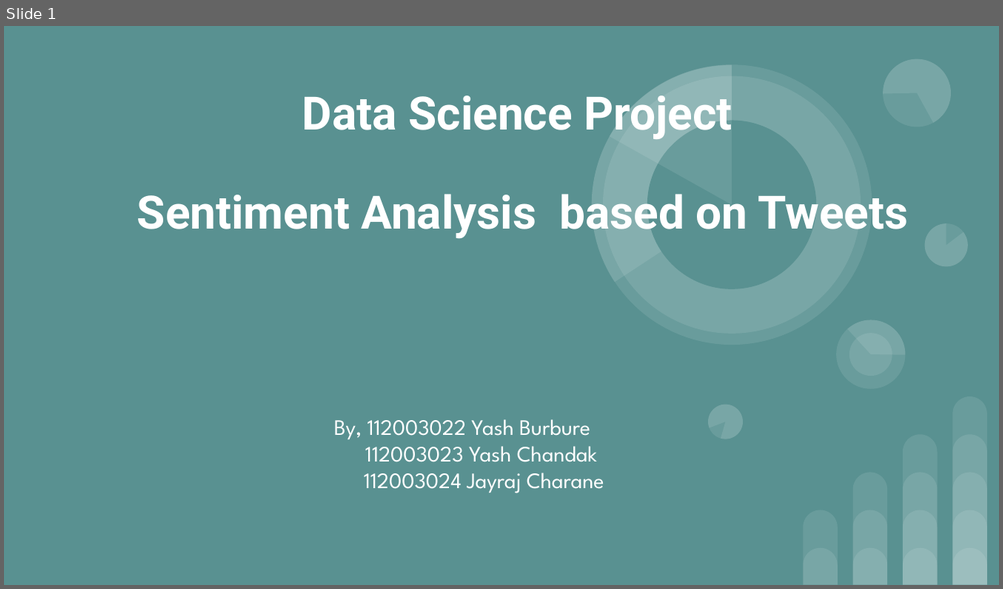
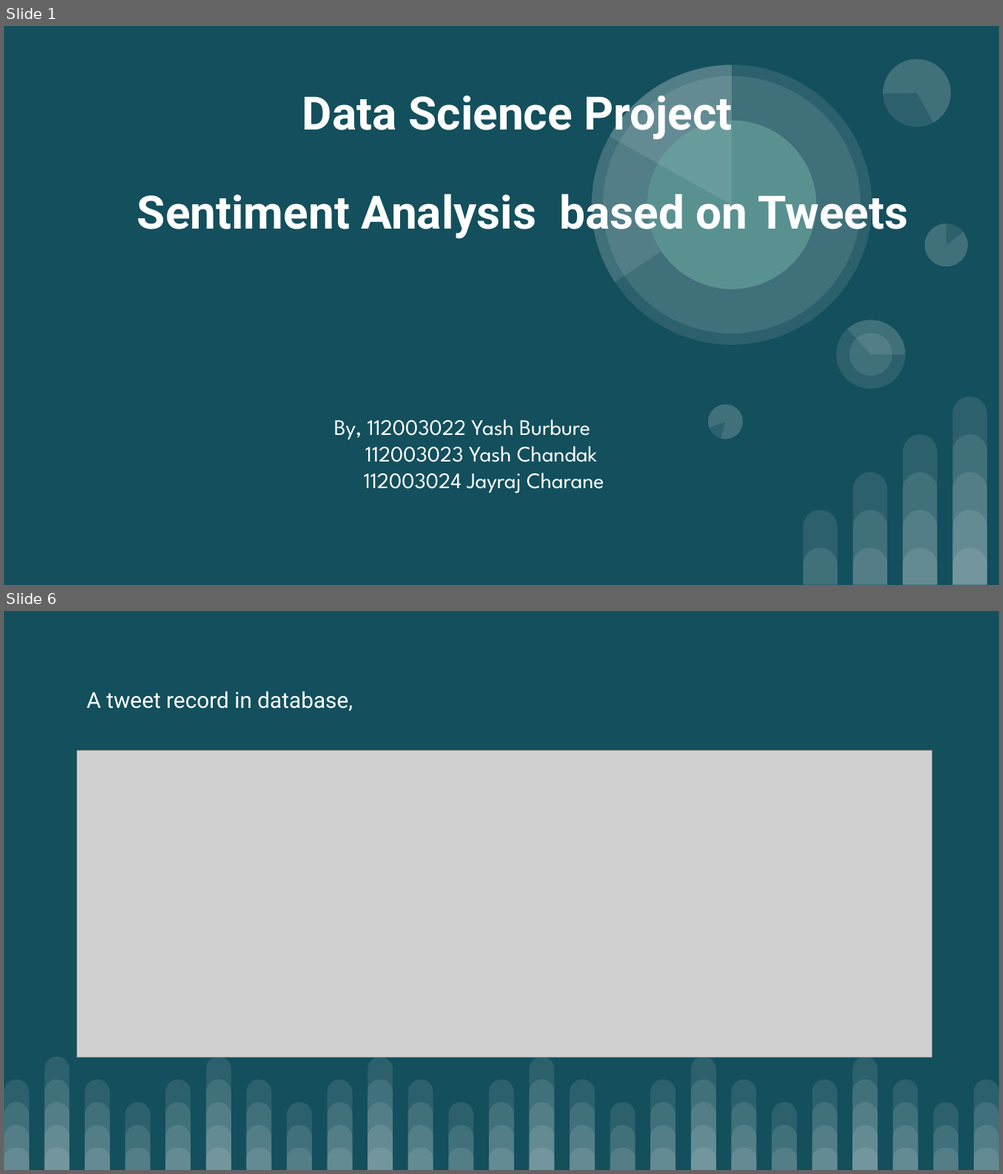
Before and after one commit to yashuchandak/Sentiment-Analysis, a slide deck: sentiment_analysis.odp. Shown one above the other, each under a label of ours: slide 1 before the commit, slides 1 and 6 after it; the slides between them are not shown. The pictures are 1003x589 and 1003x1174 pixels, drawn with LibreOffice and Linux fonts; fonts in the diff are those of the drawing; grey boxes stand for pictures. Boxes give left, top, right and bottom in pixels: in the first picture for what was removed or moved away, otherwise in the second. Text is boxed around its words. In the diff, an @@ line names an element or a change of style, - is before the commit and + after.

```diff
--- a/sentiment_analysis.odp
+++ b/sentiment_analysis.odp
@@ slide 6 added at box(4, 611, 999, 1170), background #134F5C @@
@@ title added at box(87, 691, 353, 711), 16 pt, text #FFFFFF @@
+A tweet record in database,
@@ picture added at box(77, 750, 932, 1057) @@
@@ group added at box(4, 1056, 999, 1170): 100 round same rects @@
@@ slide 1 changed as well @@
@@ background #599191 to #134F5C @@
```
Also in this commit, not shown: 4 other slides changed, 5 other slides added, 19 other files.
